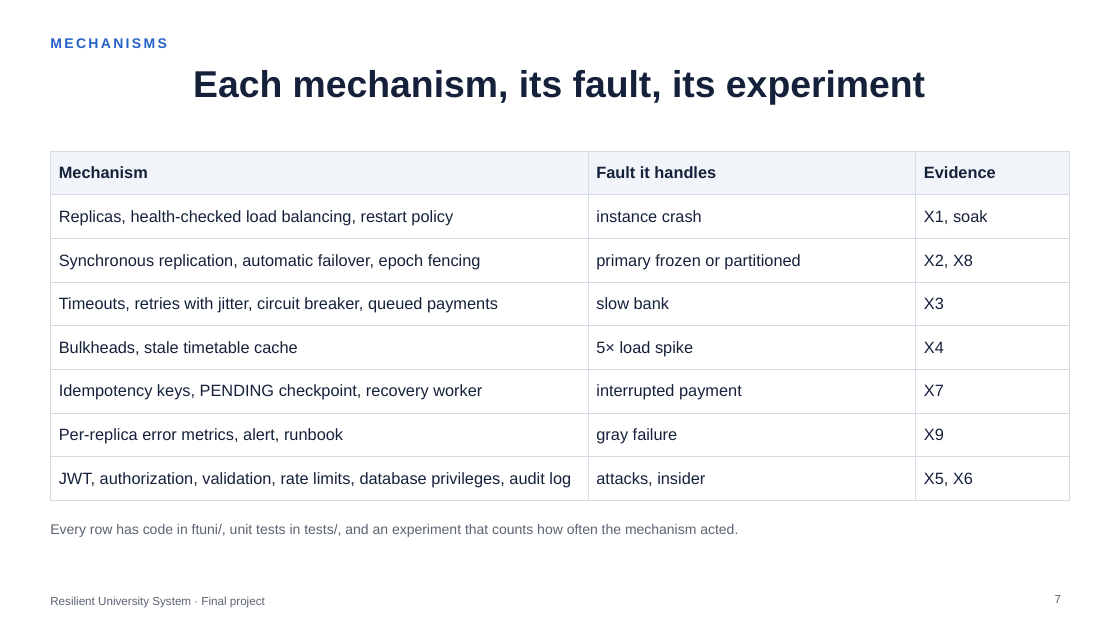
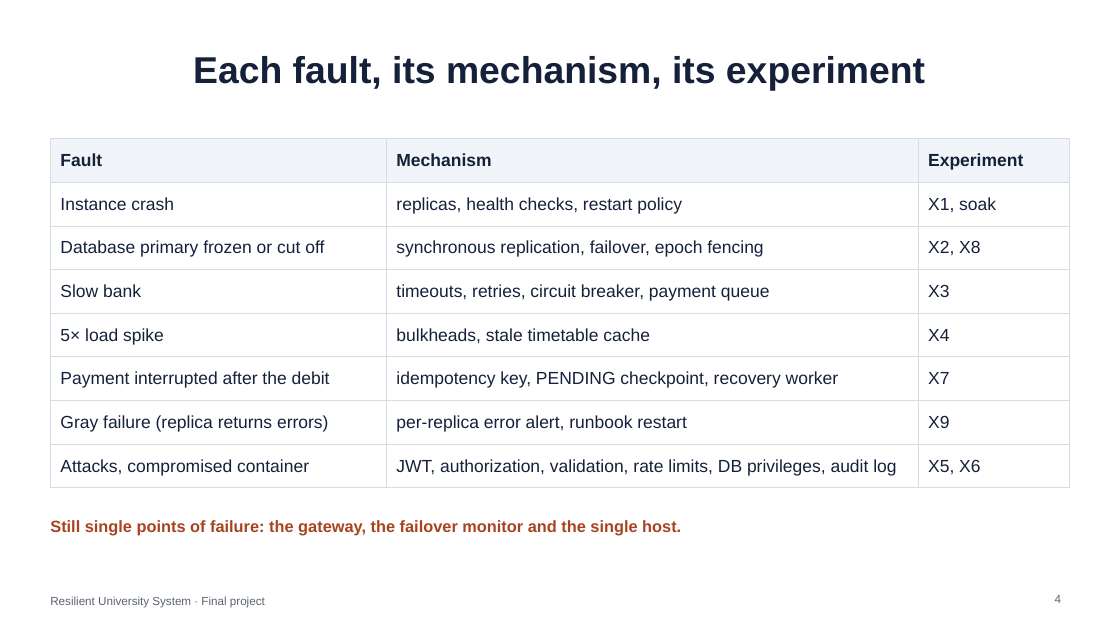
Before and after one commit to Choppa2077/ft-university, a slide deck: slide 4 of docs/final/Final_Presentation.pptx (slide 7 before the commit). Drawn at 1120x630 pixels with LibreOffice and Linux fonts; fonts in the diff are those of the drawing. Boxes give left, top, right and bottom in pixels: in the first picture for what was removed or moved away, otherwise in the second. Text is boxed around its words. In the diff, an @@ line names an element or a change of style, - is before the commit and + after.

```diff
--- a/docs/final/Final_Presentation.pptx
+++ b/docs/final/Final_Presentation.pptx
@@ text removed at (50, 38, 167, 48) @@
-MECHANISMS
@@ title at (193, 56, 925, 91): text changed @@
-Each mechanism, its fault, its experiment
+Each fault, its mechanism, its experiment
@@ table at (50, 139, 1070, 480) @@
-row 1: Mechanism | Fault it handles | Evidence
+row 1: Fault | Mechanism | Experiment
-row 2, column 1: Replicas, health-checked load balancing, restart policy
+row 2, column 1: Instance crash
-row 2, column 2: instance crash
+row 2, column 2: replicas, health checks, restart policy
-row 3, column 1: Synchronous replication, automatic failover, epoch fencing
+row 3, column 1: Database primary frozen or cut off
-row 3, column 2: primary frozen or partitioned
+row 3, column 2: synchronous replication, failover, epoch fencing
-row 4, column 1: Timeouts, retries with jitter, circuit breaker, queued payments
+row 4, column 1: Slow bank
-row 4, column 2: slow bank
+row 4, column 2: timeouts, retries, circuit breaker, payment queue
-row 5, column 1: Bulkheads, stale timetable cache
+row 5, column 1: 5× load spike
-row 5, column 2: 5× load spike
+row 5, column 2: bulkheads, stale timetable cache
-row 6, column 1: Idempotency keys, PENDING checkpoint, recovery worker
+row 6, column 1: Payment interrupted after the debit
-row 6, column 2: interrupted payment
+row 6, column 2: idempotency key, PENDING checkpoint, recovery worker
-row 7, column 1: Per-replica error metrics, alert, runbook
+row 7, column 1: Gray failure (replica returns errors)
-row 7, column 2: gray failure
+row 7, column 2: per-replica error alert, runbook restart
-row 8, column 1: JWT, authorization, validation, rate limits, database privileges, audit log
+row 8, column 1: Attacks, compromised container
-row 8, column 2: attacks, insider
+row 8, column 2: JWT, authorization, validation, rate limits, DB privileges, audit log
@@ size 14 to 15 pt in "X1, soak", "X2, X8", "X3", "X4" and 3 more places @@
@@ table: place and size @@
-table at (50, 151, 1070, 492)
+table at (50, 139, 1070, 480)
@@ text removed at (50, 524, 738, 537) @@
-Every row has code in ftuni/, unit tests in tests/, and an experiment that counts how often the mechanism acted.
@@ text added at (50, 520, 681, 536), 14 pt, text #A8431F, bold @@
+Still single points of failure: the gateway, the failover monitor and the single host.
@@ page number at (1055, 595, 1061, 603): text changed @@
-7
+4
```
Also in this commit, not shown: 8 other slides changed, 3 slides added, 8 slides removed, 7 other files.
